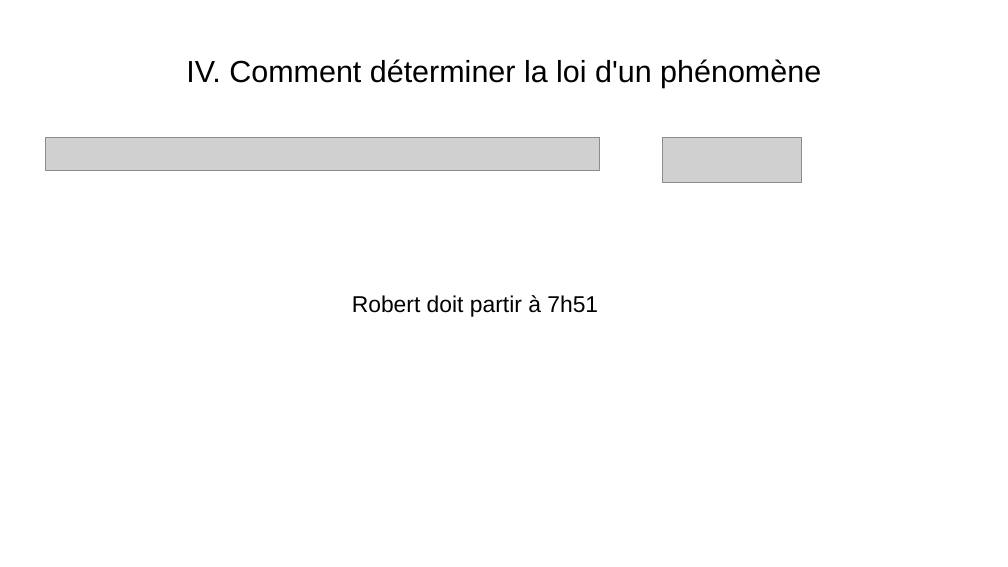
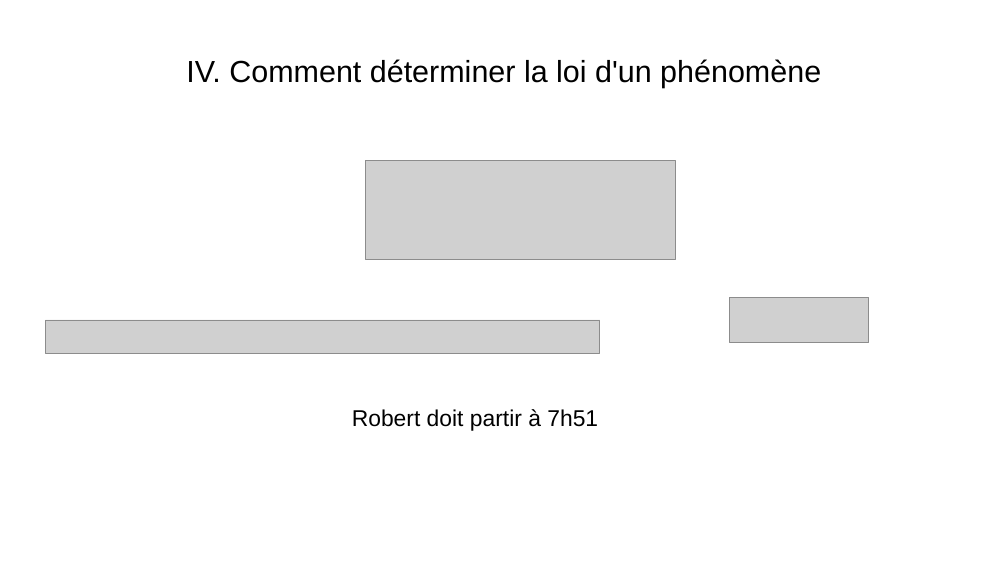
Before and after one commit to WIDEROZ/ESISAR-3A, a slide deck: slide 12 of Mathématiques/Oral/TP1 5min.odp (slide 13 before the commit). Drawn at 1008x567 pixels with LibreOffice and Linux fonts; fonts in the diff are those of the drawing; grey boxes stand for pictures. Boxes give left, top, right and bottom in pixels: in the first picture for what was removed or moved away, otherwise in the second. Text is boxed around its words. In the diff, an @@ line names an element or a change of style, - is before the commit and + after.

```diff
--- a/Mathématiques/Oral/TP1 5min.odp
+++ b/Mathématiques/Oral/TP1 5min.odp
@@ picture added at <box>366,160,676,259</box> @@
@@ picture: place and size @@
-picture at <box>663,137,802,183</box>
+picture at <box>730,297,869,343</box>
@@ picture: place and size @@
-picture at <box>46,137,600,170</box>
+picture at <box>46,320,600,353</box>
@@ text "Robert doit partir à 7h51": place and size @@
-text "Robert doit partir à 7h51" at <box>352,295,598,317</box>
+text "Robert doit partir à 7h51" at <box>352,409,598,431</box>
```
Also in this commit, not shown: 1 other slide changed, 1 slide removed, 2 other files.
